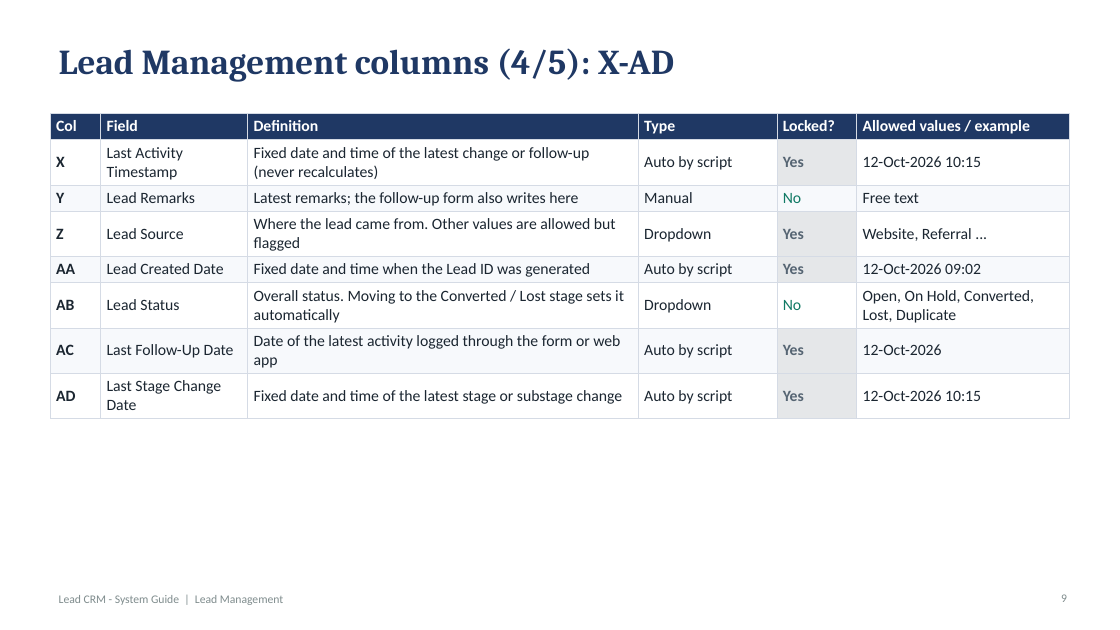
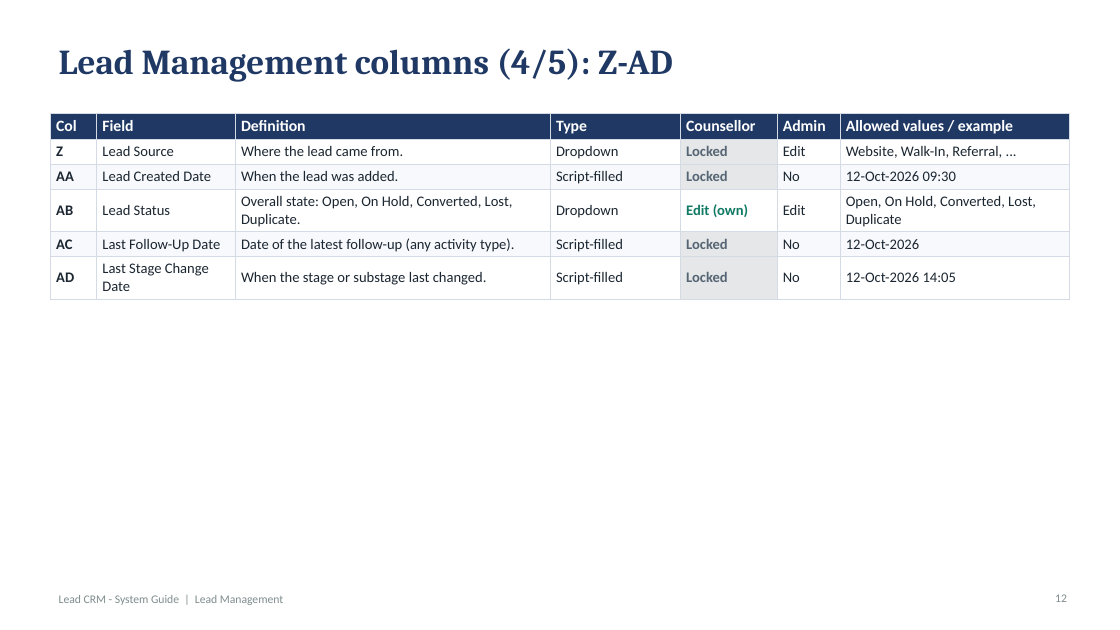
Before and after one commit to rahul123456789101112/call-centre-lead-crm, a slide deck: slide 12 of docs/Lead_CRM_System_Guide.pptx (slide 9 before the commit). Drawn at 1120x630 pixels with LibreOffice and Linux fonts; fonts in the diff are those of the drawing. Boxes give left, top, right and bottom in pixels: in the first picture for what was removed or moved away, otherwise in the second. Text is boxed around its words. In the diff, an @@ line names an element or a change of style, - is before the commit and + after.

```diff
--- a/docs/Lead_CRM_System_Guide.pptx
+++ b/docs/Lead_CRM_System_Guide.pptx
@@ title at (x1=59, y1=48, x2=673, y2=82): text changed @@
-Lead Management columns (4/5): X-AD
+Lead Management columns (4/5): Z-AD
@@ table at (x1=50, y1=113, x2=1070, y2=295) @@
-Col | Field | Definition | Type | Locked? | Allowed values / example
-X | Last Activity Timestamp | Fixed date and time of the latest change or follow-up (never recalculates) | Auto by script | Yes | 12-Oct-2026 10:15
-Y | Lead Remarks | Latest remarks; the follow-up form also writes here | Manual | No | Free text
-Z | Lead Source | Where the lead came from. Other values are allowed but flagged | Dropdown | Yes | Website, Referral ...
-AA | Lead Created Date | Fixed date and time when the Lead ID was generated | Auto by script | Yes | 12-Oct-2026 09:02
-AB | Lead Status | Overall status. Moving to the Converted / Lost stage sets it automatically | Dropdown | No | Open, On Hold, Converted, Lost, Duplicate
-AC | Last Follow-Up Date | Date of the latest activity logged through the form or web app | Auto by script | Yes | 12-Oct-2026
-AD | Last Stage Change Date | Fixed date and time of the latest stage or substage change | Auto by script | Yes | 12-Oct-2026 10:15
+Col | Field | Definition | Type | Counsellor | Admin | Allowed values / example
+Z | Lead Source | Where the lead came from. | Dropdown | Locked | Edit | Website, Walk-In, Referral, ...
+AA | Lead Created Date | When the lead was added. | Script-filled | Locked | No | 12-Oct-2026 09:30
+AB | Lead Status | Overall state: Open, On Hold, Converted, Lost, Duplicate. | Dropdown | Edit (own) | Edit | Open, On Hold, Converted, Lost, Duplicate
+AC | Last Follow-Up Date | Date of the latest follow-up (any activity type). | Script-filled | Locked | No | 12-Oct-2026
+AD | Last Stage Change Date | When the stage or substage last changed. | Script-filled | Locked | No | 12-Oct-2026 14:05
@@ page number at (x1=1055, y1=594, x2=1067, y2=602): text changed @@
-9
+12
```
Also in this commit, not shown: 51 other slides changed, 22 slides added, 13 slides removed.
